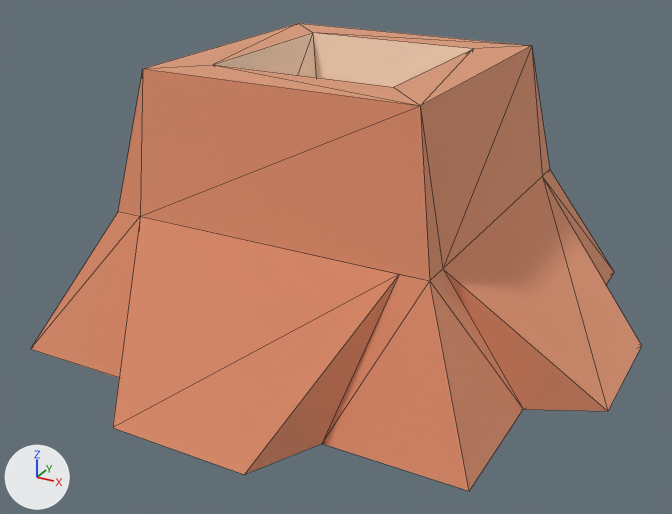
The glTF model island-race/import/kenney-nature-kit/stump_squareDetailed.glb: old version first, new version second.
Rendered twice from a 50 mm camera at (0.314, -0.588, 0.286) aimed at (0.002, -0.022, 0.003). The lights are fixed; the arrows at lower left show +X, +Y and +Z. The first picture is the older version. Mesh edges are drawn as thin lines. Where no turn or scale is listed for an object, it has been applied to the vertices. Vertices at exactly the same position are counted once.

Objects in the first picture: 'stump_squareDetailed'.
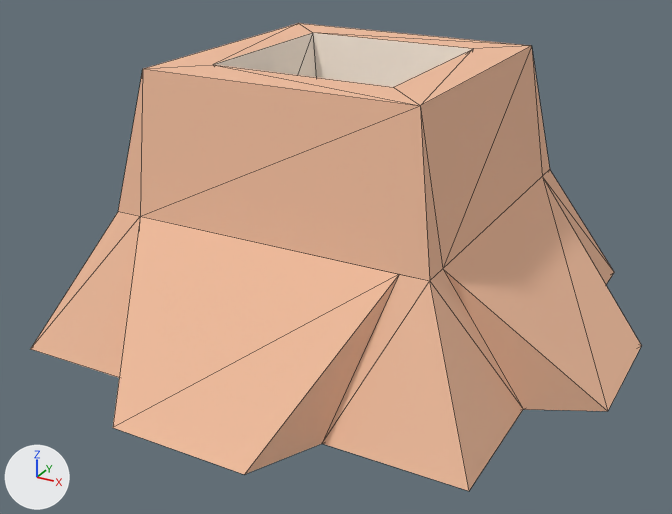
What differs and where, as boxes [x1, y1, x2, y2] in the pictures (672 x 514 px):
'stump_squareDetailed', recoloured, surface changed
    both: [31, 23, 642, 491]
part 1 of me_mesh_stump_squaredetailed, recoloured
    both: [31, 23, 642, 491]
part 2 of me_mesh_stump_squaredetailed, recoloured
    both: [213, 33, 472, 87]
part 3 of me_mesh_stump_squaredetailed, surface changed (orange to beige)
    both: [31, 23, 642, 491]

Diff of the bpy script that builds the scene:
```diff
--- a/island-race/import/kenney-nature-kit/stump_squareDetailed.glb.py
+++ b/island-race/import/kenney-nature-kit/stump_squareDetailed.glb.py
@@ img_image_0 @@
+img_image_0 = load_image('Image_0', '_unpacked/Image_0', 16, 8, 'sRGB')
@@ mat_palette @@
+mat_palette = principled_material('palette')
+mat_palette.texture = img_image_0
+mat_palette.roughness = 1.0
@@ me_mesh_stump_squaredetailed @@
 me_mesh_stump_squaredetailed.from_pydata(...)  # 44 vertices, 84 faces; spans x -0.22..0.22, y -0.22..0.22, z 0.0..0.2
 # used by ob_stump_squaredetailed; location = (0.0, 0.0, -0.05)
+# me_mesh_stump_squaredetailed part 1: all 74 faces that had it switch from mat_woodbark (beige #f2be9e) to mat_palette (picture img_image_0)
+# me_mesh_stump_squaredetailed part 2: all 10 faces that had it switch from mat_woodinner (pale yellow #fbedde) to mat_palette (picture img_image_0)
+# me_mesh_stump_squaredetailed part 3: texture (UV) coordinates of 84 of 84 faces, centred in x -0.204..0.204, y -0.187..0.187, z 0.0..0.2, changed; they spanned u -8.66..8.66, v -8.66..8.66 and now span u 0.25..0.75, v 0.5..0.5
@@ ob_tmpparent @@
-ob_tmpparent = bpy.data.objects.new('tmpParent', None)
-ob_tmpparent.location = (0.0, 0.0, 0.0)
```
